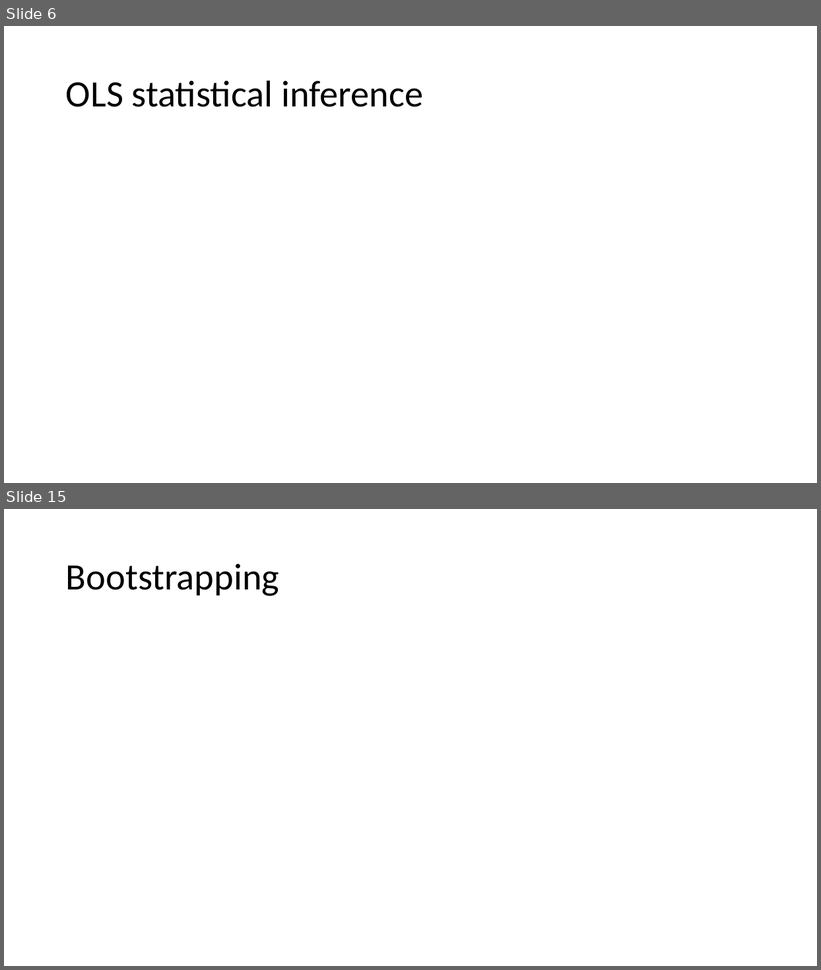
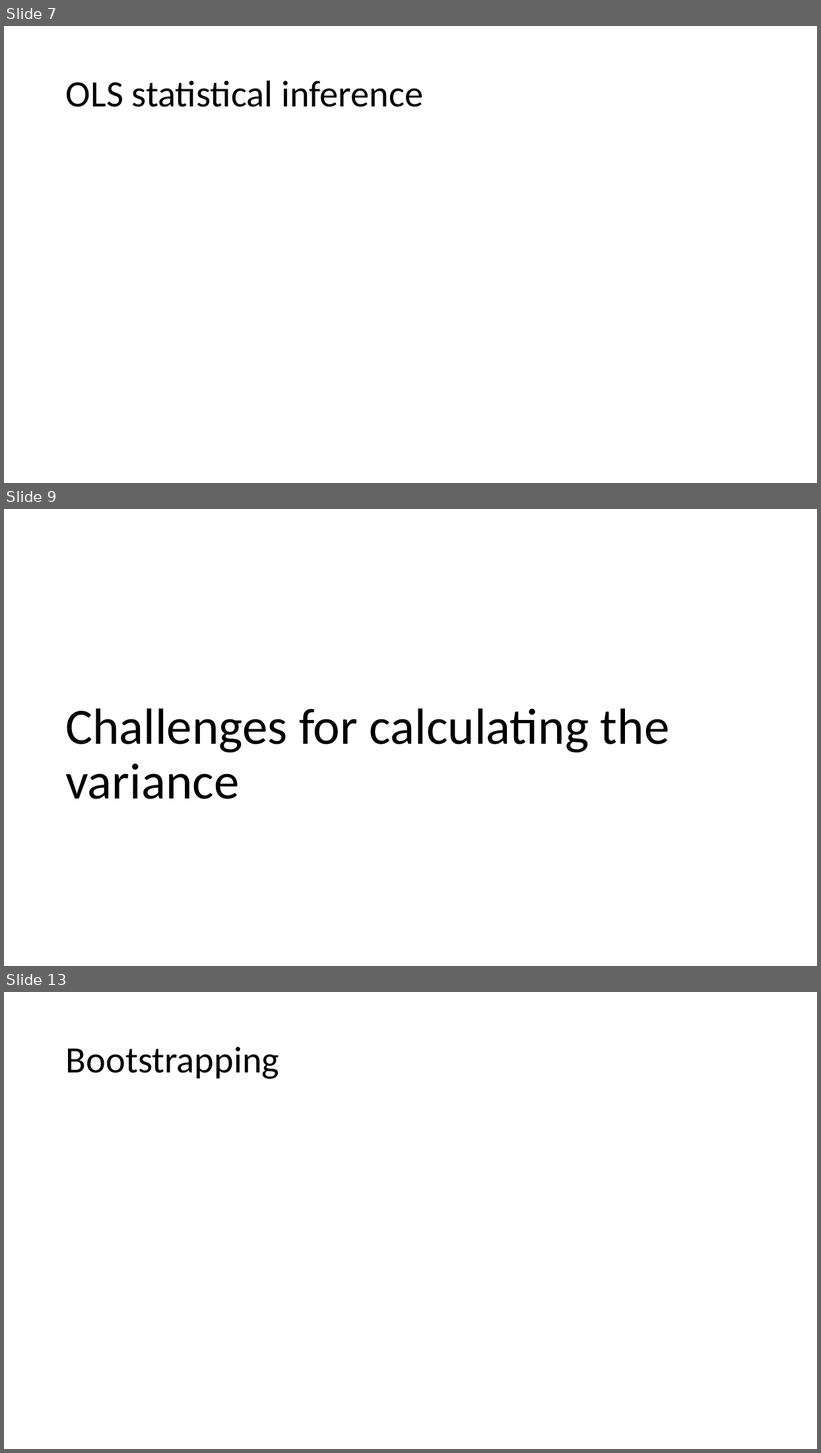
Before and after one commit to shoepaladin/causalinference_crashcourse, a slide deck: Powerpoints/3 Inference.pptx. Shown one above the other, each under a label of ours: slides 6 and 15 before the commit, slides 7, 9 and 13 after it; the slides between them are not shown. The pictures are 821x970 and 821x1453 pixels, drawn with LibreOffice and Linux fonts; fonts in the diff are those of the drawing; grey boxes stand for pictures. Boxes give left, top, right and bottom in pixels: in the first picture for what was removed or moved away, otherwise in the second. Text is boxed around its words. In the diff, an @@ line names an element or a change of style, - is before the commit and + after.

```diff
--- a/Powerpoints/3 Inference.pptx
+++ b/Powerpoints/3 Inference.pptx
@@ slide 9 added at [4,509,817,966], background #FFFFFF @@
@@ title added at [65,708,669,799], 60 pt, text #000000 @@
+Challenges for calculating the variance
@@ what was slide 6 is now slide 7 @@
@@ what was slide 15 is now slide 13 @@
```
Also in this commit, not shown: 3 slides changed, 7 other slides added, 1 slide removed, 2 other files.
